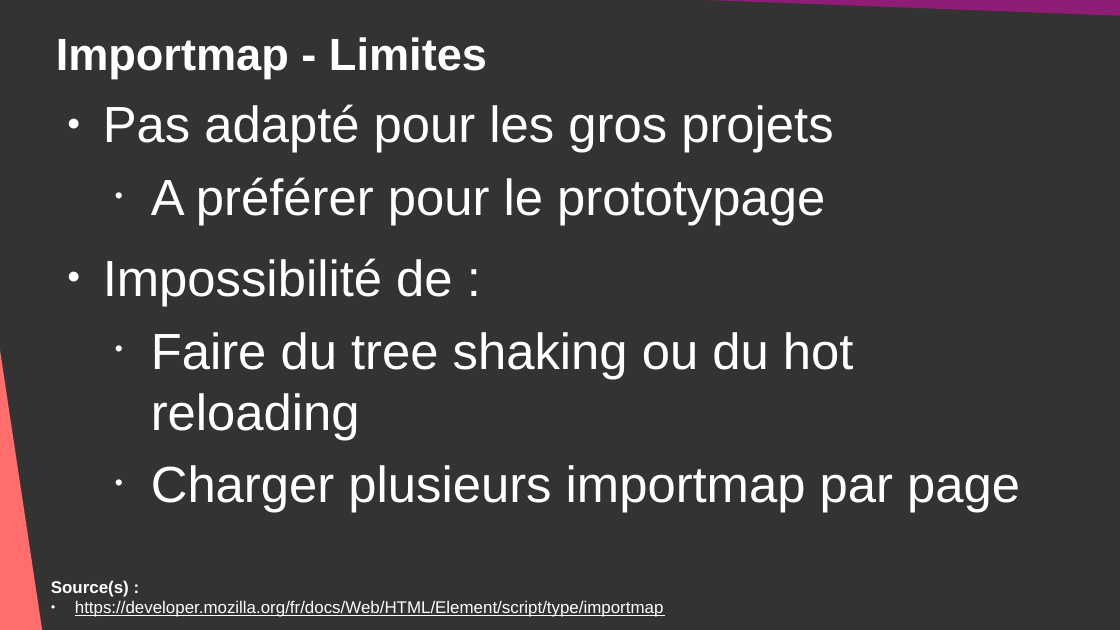
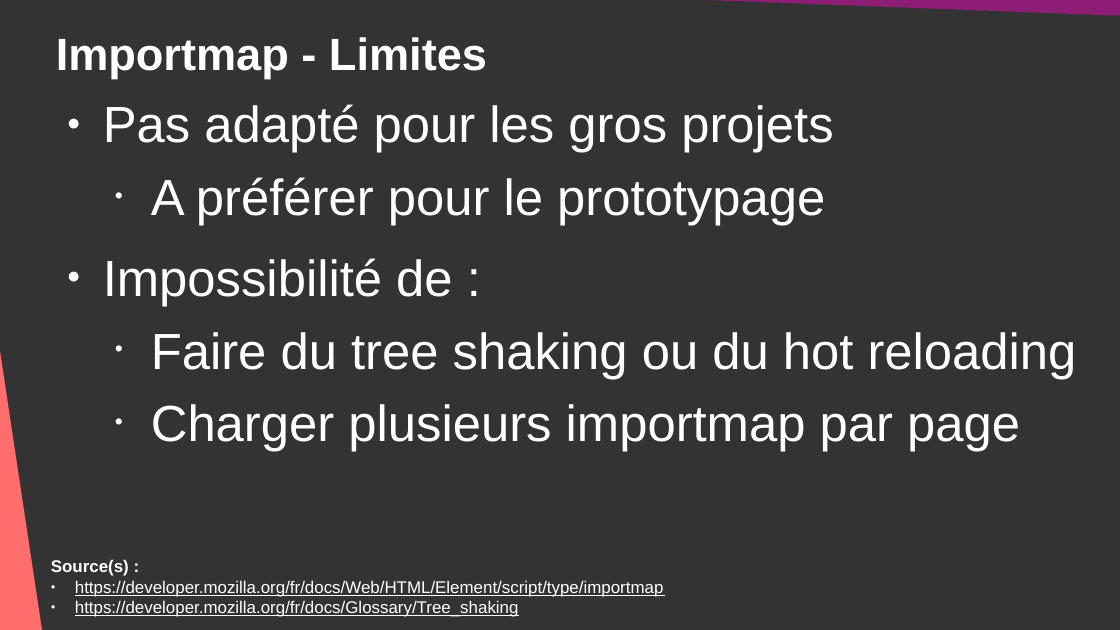
Before and after one commit to DanYellow/cours, a slide deck: slide 20 of developpement-web-et-dispositif-interactif-s6/travaux-pratiques/numero-3/presentation.odp (slide 16 before the commit). Drawn at 1120x630 pixels with LibreOffice and Linux fonts; fonts in the diff are those of the drawing. Boxes give left, top, right and bottom in pixels: in the first picture for what was removed or moved away, otherwise in the second. Text is boxed around its words. In the diff, an @@ line names an element or a change of style, - is before the commit and + after.

```diff
--- a/developpement-web-et-dispositif-interactif-s6/travaux-pratiques/numero-3/presentation.odp
+++ b/developpement-web-et-dispositif-interactif-s6/travaux-pratiques/numero-3/presentation.odp
@@ text "Pas adapté pour les gros ..." rewrapped from (103,104,1020,513) to (103,104,1077,452) @@
@@ text at (75,600,519,617): paragraph added @@
+● https://developer.mozilla.org/fr/docs/Glossary/Tree_shaking
```
Also in this commit, not shown: 8 other slides changed, 4 slides added, 1 other file.
